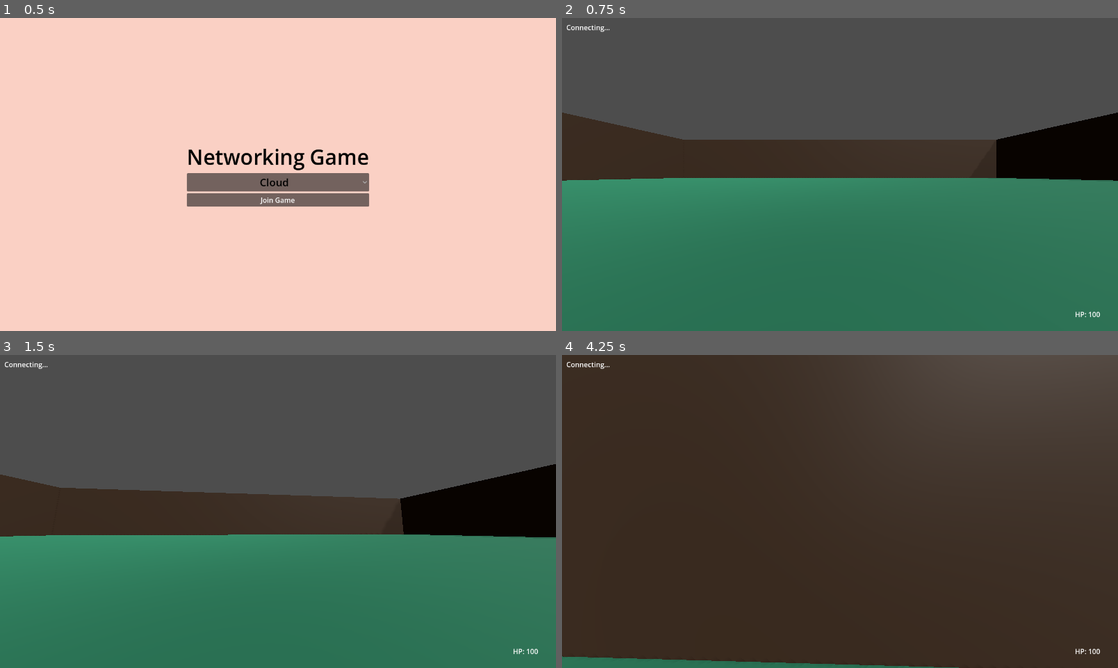
Above: before the commit, frames 1-4 (two rows, left to right).
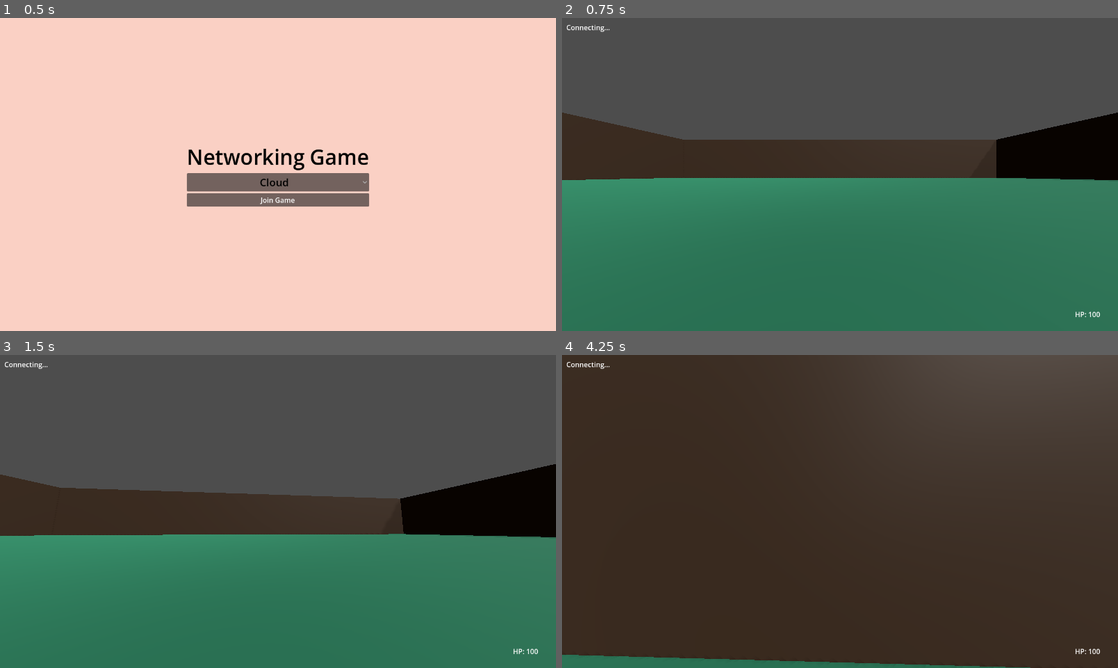
Above: after the commit, the same moments.

Repository: Carter-Lewis/fps_network_protocol
Game: Godot game, scene res://scenes/MainMenu.tscn
Same seed, same stepped clock (60 frames per second), same inputs: the game is played once before the commit and once after it.
Inputs (mouse positions are in pixels of both pictures, inside the frame that each line leads up to):
- Up to frame 1 (0.5 s): no input
- Up to frame 2 (0.75 s): click "Join Game" at 0.5 s
- Up to frame 3 (1.5 s): tap Enter at 1.25 s; move the mouse to (305, 511) at 1.27 s; press the mouse at (305, 511) at 1.28 s; hold W (move_forward) from 1.28 s (still down)
- Up to frame 4 (4.25 s): keep holding W (move_forward); tap Space (jump) at 1.52, 2.27, 3.77 s; move the mouse to (812, 511) at 2.02 s; release the mouse at (812, 511) at 2.03 s; click (812, 511) at 2.1 s; move the mouse to (851, 505) at 2.77 s; press the mouse at (851, 505) at 2.78 s; move the mouse to (834, 517) at 3.52 s; release the mouse at (834, 517) at 3.53 s; click (834, 517) at 3.6 s

Frame 1 is identical in both runs. In frame 2, less than 0.1% of the frame differs, in the area x 0-100%, y 51-52%; in frame 3, less than 0.1%; in frame 4, 0.5%, in the area x 0-85%, y 95-100%.

Commit message:
Fixed player positioning for visuals

Diff:
--- a/fps_game/scenes/Main.tscn
+++ b/fps_game/scenes/Main.tscn
@@ -27,7 +27,7 @@
 roughness = 0.8
 
 [sub_resource type="BoxShape3D" id="wall_shape"]
-size = Vector3(40, 6, 0.5)
+size = Vector3(40, 6, 3)
 
 [sub_resource type="CapsuleShape3D" id="player_shape"]
 radius = 0.4
@@ -50,7 +50,7 @@
 [node name="Floor" type="StaticBody3D" parent="Arena" unique_id=2057527295]
 
 [node name="FloorMesh" type="MeshInstance3D" parent="Arena/Floor" unique_id=696159595]
-transform = Transform3D(1, 0, 0, 0, 1, 0, 0, 0, 1, -0.19993019, 0.9229069, -0.24503136)
+transform = Transform3D(1, 0, 0, 0, 1, 0, 0, 0, 1, -0.22293091, 0.9454169, -0.25170517)
 mesh = SubResource("floor_mesh")
 skin = SubResource("Skin_rvslj")
 surface_material_override/0 = SubResource("floor_mat")
@@ -67,6 +67,7 @@
 surface_material_override/0 = SubResource("wall_mat")
 
 [node name="Col" type="CollisionShape3D" parent="Arena/WallNorth" unique_id=2137973768]
+transform = Transform3D(1, 0, 0, 0, 1, 0, 0, 0, 1, 0, 0, -1.2124043)
 shape = SubResource("wall_shape")
 
 [node name="WallSouth" type="StaticBody3D" parent="Arena" unique_id=1804539142]
@@ -77,6 +78,7 @@
 surface_material_override/0 = SubResource("wall_mat")
 
 [node name="Col" type="CollisionShape3D" parent="Arena/WallSouth" unique_id=1268744551]
+transform = Transform3D(1, 0, 0, 0, 1, 0, 0, 0, 1, 0, 0, 1.2559586)
 shape = SubResource("wall_shape")
 
 [node name="WallEast" type="StaticBody3D" parent="Arena" unique_id=427330199]
@@ -87,6 +89,7 @@
 surface_material_override/0 = SubResource("wall_mat")
 
 [node name="Col" type="CollisionShape3D" parent="Arena/WallEast" unique_id=1600428135]
+transform = Transform3D(1, 0, 0, 0, 1, 0, 0, 0, 1, 0, 0, 1.2436752)
 shape = SubResource("wall_shape")
 
 [node name="WallWest" type="StaticBody3D" parent="Arena" unique_id=1585534598]
@@ -97,29 +100,7 @@
 surface_material_override/0 = SubResource("wall_mat")
 
 [node name="Col" type="CollisionShape3D" parent="Arena/WallWest" unique_id=1044708882]
-shape = SubResource("wall_shape")
-
-[node name="Cover1" type="StaticBody3D" parent="Arena" unique_id=296156317]
-transform = Transform3D(1, 0, 0, 0, 1, 0, 0, 0, 1, 5, 1, 5)
-
-[node name="Mesh" type="MeshInstance3D" parent="Arena/Cover1" unique_id=1018736786]
-visible = false
-mesh = SubResource("wall_mesh")
-surface_material_override/0 = SubResource("wall_mat")
-
-[node name="Col" type="CollisionShape3D" parent="Arena/Cover1" unique_id=766495403]
-shape = SubResource("wall_shape")
-
-[node name="Cover2" type="StaticBody3D" parent="Arena" unique_id=1211459241]
-transform = Transform3D(0, 0, 1, 0, 1, 0, -1, 0, 0, -5, 1, -5)
-
-[node name="Mesh" type="MeshInstance3D" parent="Arena/Cover2" unique_id=865322937]
-transform = Transform3D(1, 0, 0, 0, 1, 0, 0, 0, 1, -3.9923992, 7.5611477, -15.923916)
-visible = false
-mesh = SubResource("wall_mesh")
-surface_material_override/0 = SubResource("wall_mat")
-
-[node name="Col" type="CollisionShape3D" parent="Arena/Cover2" unique_id=869319330]
+transform = Transform3D(1, 0, 0, 0, 1, 0, 0, 0, 1, 0, 0, -1.2798843)
 shape = SubResource("wall_shape")
 
 [node name="RemotePlayers" type="Node3D" parent="." unique_id=523830323]
--- a/fps_game/scenes/RemotePlayer.tscn
+++ b/fps_game/scenes/RemotePlayer.tscn
@@ -2,12 +2,6 @@
 
 [ext_resource type="Script" uid="uid://bq0daqi3844lb" path="res://scripts/RemotePlayer.gd" id="1"]
 [ext_resource type="ArrayMesh" uid="uid://cvxoh16e7eu5f" path="res://assets/animal-monkey.obj" id="2_3fgre"]
-
-[sub_resource type="CapsuleMesh" id="player_mesh"]
-radius = 0.4
-height = 1.8
-
-[sub_resource type="StandardMaterial3D" id="player_mat"]
 
 [sub_resource type="CapsuleShape3D" id="player_shape"]
 radius = 0.4
@@ -20,11 +14,6 @@
 collision_layer = 2
 script = ExtResource("1")
 
-[node name="PlayerMesh" type="MeshInstance3D" parent="." unique_id=2012918609]
-visible = false
-mesh = SubResource("player_mesh")
-surface_material_override/0 = SubResource("player_mat")
-
 [node name="PlayerCollision" type="CollisionShape3D" parent="." unique_id=1302622984]
 shape = SubResource("player_shape")
 
@@ -35,7 +24,7 @@
 text = "Player"
 
 [node name="HealthBar" type="Node3D" parent="." unique_id=1413146360]
-transform = Transform3D(1, 0, 0, 0, 1, 0, 0, 0, 1, 0, 1.2, 0)
+transform = Transform3D(1, 0, 0, 0, 1, 0, 0, 0, 1, 0, 3, 0)
 
 [node name="Background" type="MeshInstance3D" parent="HealthBar" unique_id=702894797]
 mesh = SubResource("health_bar_mesh")
@@ -45,4 +34,5 @@
 mesh = SubResource("health_bar_mesh")
 
 [node name="MeshInstance3D" type="MeshInstance3D" parent="." unique_id=488415484]
+transform = Transform3D(1, 0, 0, 0, 1, 0, 0, 0, 1, 0, 1.1, 0)
 mesh = ExtResource("2_3fgre")
